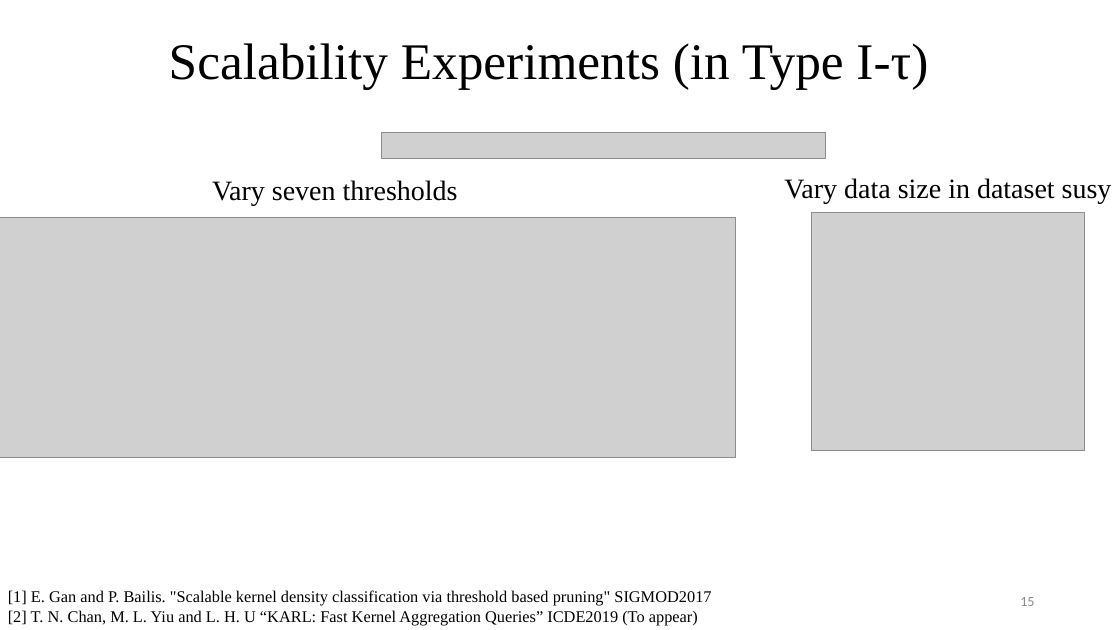
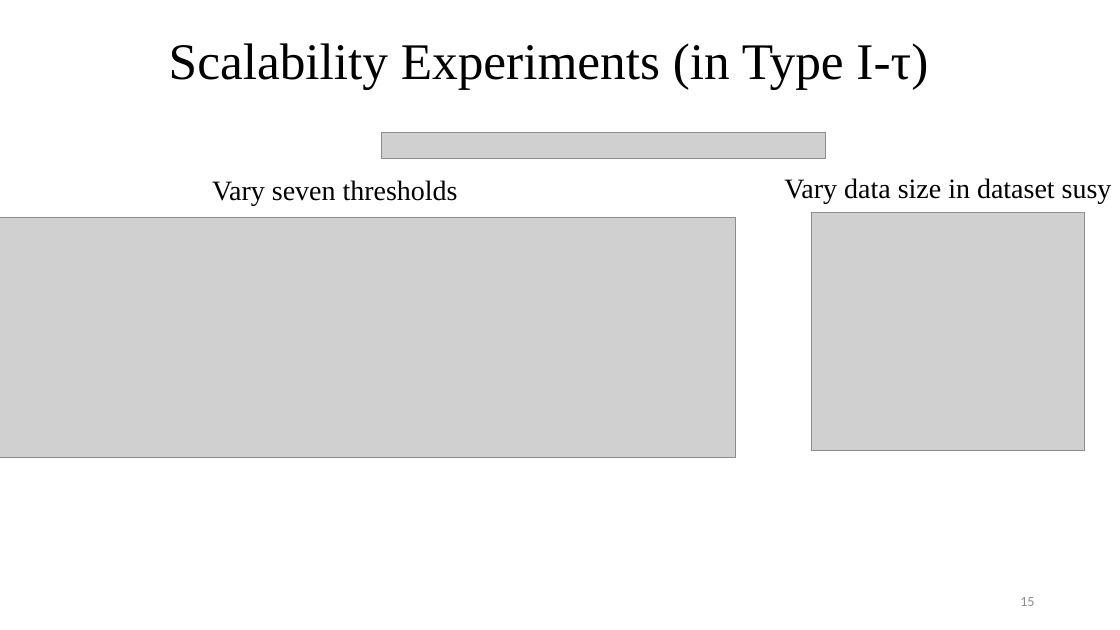
Before and after one commit to edisonchan2013928/KARL-Fast-Kernel-Aggregation-Queries, a slide deck: slide 15 of KARL Presentation_v2.pptx. Drawn at 1120x630 pixels with LibreOffice and Linux fonts; fonts in the diff are those of the drawing; grey boxes stand for pictures. Boxes give left, top, right and bottom in pixels: in the first picture for what was removed or moved away, otherwise in the second. Text is boxed around its words. In the diff, an @@ line names an element or a change of style, - is before the commit and + after.

```diff
--- a/KARL Presentation_v2.pptx
+++ b/KARL Presentation_v2.pptx
@@ text removed at <box>8,590,711,625</box> @@
-[1] E. Gan and P. Bailis. "Scalable kernel density classification via threshold based pruning" SIGMOD2017
-[2] T. N. Chan, M. L. Yiu and L. H. U “KARL: Fast Kernel Aggregation Queries” ICDE2019 (To appear)
```
Also in this commit, not shown: 6 other slides changed.
